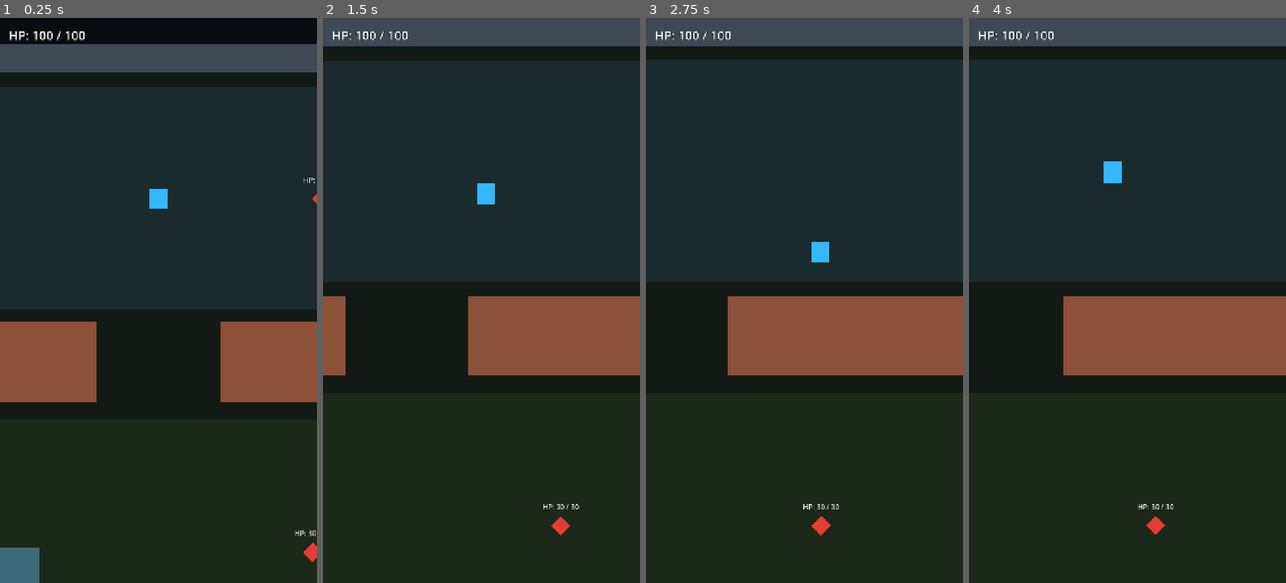
Above: before the commit, frames 1-4 (left to right).
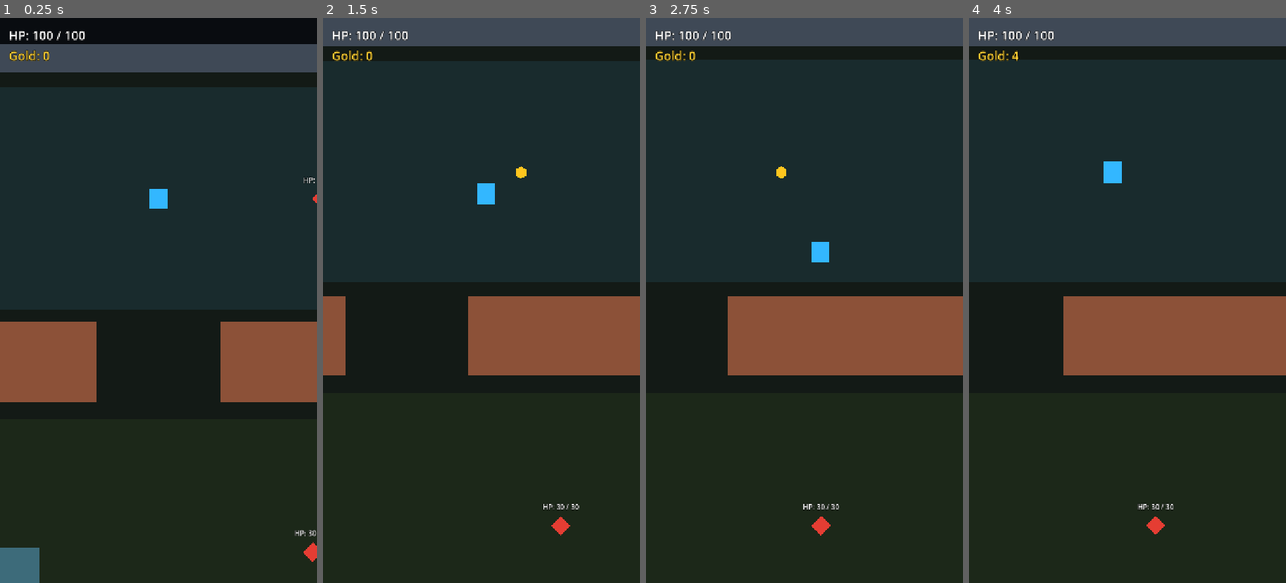
Above: after the commit, the same moments.

Repository: jaakko0/ARPG-game
Game: Godot game, scene res://scenes/main.tscn
Two runs of this game, one before a commit and one after it. Both use one fixed random seed, a clock stepped at 60 frames per second and the inputs below.
Inputs:
- Up to frame 1 (0.25 s): no input
- Up to frame 2 (1.5 s): hold D (move_right) 0.53-1.28 s; tap Space (fireball) at 0.6, 1.35 s; hold S (move_down) from 1.28 s (still down)
- Up to frame 3 (2.75 s): release S (move_down) at 2.03 s; hold D (move_right) from 2.03 s (still down); tap Space (fireball) at 2.1 s
- Up to frame 4 (4 s): release D (move_right) at 2.78 s; hold W (move_up) 2.78-3.53 s; tap Space (fireball) at 2.85, 3.6 s; hold A (move_left) from 3.53 s (still down)

The runs differ from the first frame. In frame 1, 0.1% of the frame differs, in the area x 2-16%, y 5-8%; in frame 2, 0.2%, in the area x 2-65%, y 5-29%; in frame 3, 0.2%; in frame 4, 0.1%.

Commit message:
Add first reusable loot drop system

Diff:
--- a/scenes/enemy.tscn
+++ b/scenes/enemy.tscn
@@ -1,7 +1,9 @@
-[gd_scene load_steps=4 format=3]
+[gd_scene load_steps=6 format=3]
 
 [ext_resource type="Script" path="res://scripts/enemy.gd" id="1_enemy_script"]
 [ext_resource type="Script" path="res://scripts/health.gd" id="2_health_script"]
+[ext_resource type="Script" path="res://scripts/loot_dropper.gd" id="3_loot_dropper_script"]
+[ext_resource type="PackedScene" path="res://scenes/gold_pickup.tscn" id="4_gold_pickup"]
 
 [sub_resource type="CircleShape2D" id="CircleShape2D_enemy"]
 radius = 18.0
@@ -21,6 +23,10 @@
 script = ExtResource("2_health_script")
 max_health = 30
 
+[node name="LootDropper" type="Node" parent="."]
+script = ExtResource("3_loot_dropper_script")
+pickup_scene = ExtResource("4_gold_pickup")
+
 [node name="HealthLabel" type="Label" parent="."]
 z_index = 10
 offset_left = -50.0
--- /dev/null
+++ b/scenes/gold_pickup.tscn
@@ -0,0 +1,18 @@
+[gd_scene load_steps=3 format=3]
+
+[ext_resource type="Script" path="res://scripts/gold_pickup.gd" id="1_gold_pickup_script"]
+
+[sub_resource type="CircleShape2D" id="CircleShape2D_gold_pickup"]
+radius = 16.0
+
+[node name="GoldPickup" type="Area2D" groups=["loot_pickup"]]
+collision_layer = 0
+collision_mask = 1
+script = ExtResource("1_gold_pickup_script")
+
+[node name="Placeholder" type="Polygon2D" parent="."]
+polygon = PackedVector2Array(0, -14, 12, -7, 12, 7, 0, 14, -12, 7, -12, -7)
+color = Color(1, 0.78, 0.12, 1)
+
+[node name="CollisionShape2D" type="CollisionShape2D" parent="."]
+shape = SubResource("CircleShape2D_gold_pickup")
--- a/scenes/player.tscn
+++ b/scenes/player.tscn
@@ -48,3 +48,14 @@
 theme_override_constants/outline_size = 6
 theme_override_font_sizes/font_size = 28
 text = "HP: 100 / 100"
+
+[node name="GoldLabel" type="Label" parent="HUD"]
+offset_left = 20.0
+offset_top = 66.0
+offset_right = 280.0
+offset_bottom = 110.0
+theme_override_colors/font_color = Color(1, 0.82, 0.2, 1)
+theme_override_colors/font_outline_color = Color(0, 0, 0, 1)
+theme_override_constants/outline_size = 6
+theme_override_font_sizes/font_size = 28
+text = "Gold: 0"
--- a/scripts/enemy.gd
+++ b/scripts/enemy.gd
@@ -8,6 +8,7 @@
 
 @onready var health = $Health
 @onready var health_label: Label = $HealthLabel
+@onready var loot_dropper = $LootDropper
 
 var target: Node2D
 var attack_cooldown_remaining: float = 0.0
@@ -72,6 +73,7 @@
 
 
 func _on_health_depleted() -> void:
+	loot_dropper.drop_loot(global_position)
 	set_physics_process(false)
 	queue_free()
 
--- /dev/null
+++ b/scripts/gold_pickup.gd
@@ -0,0 +1,20 @@
+extends Area2D
+
+@export var amount: int = 1
+@export var collector_group: StringName = &"player"
+
+
+func _ready() -> void:
+	body_entered.connect(_on_body_entered)
+
+
+func setup(gold_amount: int) -> void:
+	amount = maxi(gold_amount, 1)
+
+
+func _on_body_entered(body: Node) -> void:
+	if not body.is_in_group(collector_group) or not body.has_method("add_gold"):
+		return
+
+	body.call("add_gold", amount)
+	queue_free()
--- /dev/null
+++ b/scripts/loot_dropper.gd
@@ -0,0 +1,33 @@
+extends Node
+
+@export var pickup_scene: PackedScene
+@export_range(0.0, 1.0, 0.05) var drop_chance: float = 1.0
+@export var minimum_amount: int = 1
+@export var maximum_amount: int = 5
+
+
+func drop_loot(drop_position: Vector2) -> Node2D:
+	if pickup_scene == null or randf() >= drop_chance:
+		return null
+
+	var scene_root := get_tree().current_scene
+
+	if scene_root == null:
+		return null
+
+	var pickup := pickup_scene.instantiate() as Node2D
+
+	if pickup == null:
+		return null
+
+	var lowest_amount := mini(minimum_amount, maximum_amount)
+	var highest_amount := maxi(minimum_amount, maximum_amount)
+	var dropped_amount := randi_range(lowest_amount, highest_amount)
+
+	scene_root.add_child(pickup)
+	pickup.global_position = drop_position
+
+	if pickup.has_method("setup"):
+		pickup.call("setup", dropped_amount)
+
+	return pickup
--- a/scripts/player.gd
+++ b/scripts/player.gd
@@ -8,11 +8,13 @@
 
 @onready var health = $Health
 @onready var health_label: Label = $HUD/HealthLabel
+@onready var gold_label: Label = $HUD/GoldLabel
 @onready var fireball_skill = $FireballSkill
 
 var starting_position: Vector2
 var facing_direction: Vector2 = Vector2.DOWN
 var attack_cooldown_remaining: float = 0.0
+var gold: int = 0
 
 
 func _ready() -> void:
@@ -20,6 +22,7 @@
 	health.health_changed.connect(_on_health_changed)
 	health.depleted.connect(_on_health_depleted)
 	update_health_display(health.current_health, health.max_health)
+	update_gold_display()
 
 
 func _physics_process(delta: float) -> void:
@@ -88,6 +91,14 @@
 	health.heal(amount)
 
 
+func add_gold(amount: int) -> void:
+	if amount <= 0:
+		return
+
+	gold += amount
+	update_gold_display()
+
+
 func _on_health_changed(current_health: int, max_health: int) -> void:
 	update_health_display(current_health, max_health)
 
@@ -104,3 +115,7 @@
 
 func update_health_display(current_health: int, max_health: int) -> void:
 	health_label.text = "HP: %d / %d" % [current_health, max_health]
+
+
+func update_gold_display() -> void:
+	gold_label.text = "Gold: %d" % gold
Not shown, added: scripts/gold_pickup.gd.uid
Not shown, added: scripts/loot_dropper.gd.uid
